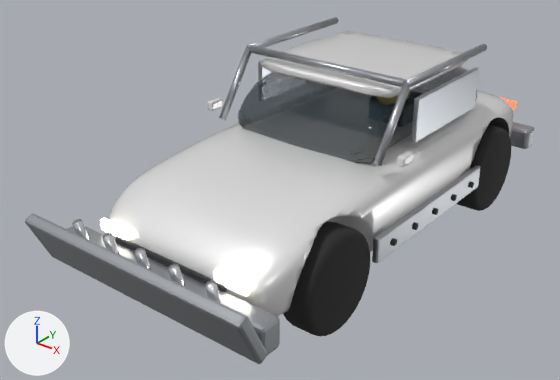
Before and after pictures for a commit that changed the glTF model assets/models/cars/tank.glb.
Camera for both pictures: a 50 mm lens placed at (4.34, -6.4, 4.22), pointed at (-0.3, -0.6, 0.63). Lighting does not change. The marker at lower left points along +X, +Y and +Z. The first picture is the older version. Where no turn or scale is listed for an object, it has been applied to the vertices. Vertices at exactly the same position are counted once.

Objects in the first picture: 'Dark_Parts', 'Glass', 'HeadLights', 'Paint_Body', 'Steel_Parts', 'Wheel_FL', 'Wheel_RL' and 1 more.
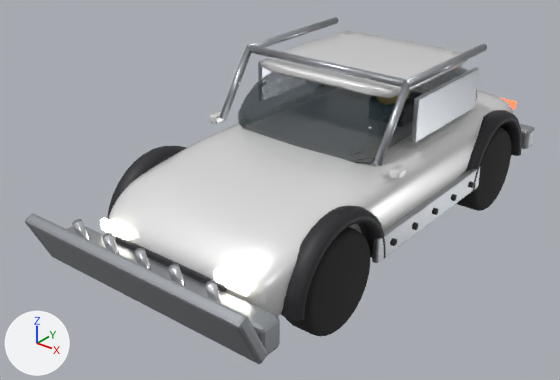
What the commit changed:
me_cylinder_079 is used by ob_dark_parts; location (-1.21, 0.8, 0.62).
me_cylinder_079 had 328 vertices, 600 faces and spanned x -0.03..2.45, y -3.35..2.0, z -0.24..0.9.
me_cylinder_079 now has 872 vertices, 1624 faces and spans x -0.03..2.45, y -3.35..2.0, z -0.24..0.9.
me_cylinder_079 part 1: a new loose piece of 136 vertices spanning x 0.0..0.24, y -3.05..-1.64, z -0.12..0.59, in mat_dark (dark grey #303035).
me_cylinder_079 part 2: a new loose piece of 136 vertices spanning x 2.18..2.42, y -3.05..-1.64, z -0.12..0.58, in mat_dark (dark grey #303035).
me_cylinder_079 part 3: a new loose piece of 136 vertices spanning x 2.18..2.42, y 0.04..1.45, z -0.12..0.58, in mat_dark (dark grey #303035).
Other edits to the shape of me_cylinder_079 do not show in these pictures.
me_body_002 is used by ob_paint_body; location (0.0, 0.0, 0.0).
me_body_002 had 4213 vertices, 8405 faces and spanned x -1.22..1.22, y -2.5..2.5, z 0.38..1.91.
me_body_002 now has 4213 vertices, 8405 faces and spans x -1.18..1.18, y -2.5..2.5, z 0.38..1.91.
me_body_002 part 4: the loose piece of 56 vertices spanning x -1.22..-1.14, y -0.72..-0.54, z 1.35..1.45 is moved by (0.05, -0.02, -0.14).
me_body_002 part 5: the loose piece of 56 vertices spanning x 1.14..1.22, y -0.72..-0.54, z 1.35..1.45 is moved by (-0.05, -0.02, -0.14).

Where the change shows, as pixel boxes [x1, y1, x2, y2] in the pictures (560 x 380 px; the box of a moved part takes in the faces that stretch with it):
'Dark_Parts', reshaped
    before: [115, 181, 474, 292]
    after: [107, 110, 522, 321]
part 1 of me_cylinder_079, added
    after: [107, 146, 186, 219]
part 2 of me_cylinder_079, added
    after: [281, 206, 385, 321]
part 3 of me_cylinder_079, added
    after: [466, 110, 522, 191]
part 4 of me_body_002, moved or reshaped
    before: [207, 98, 222, 111]
    after: [210, 112, 224, 124]
part 5 of me_body_002, moved or reshaped
    before: [397, 151, 413, 167]
    after: [390, 165, 407, 180]
